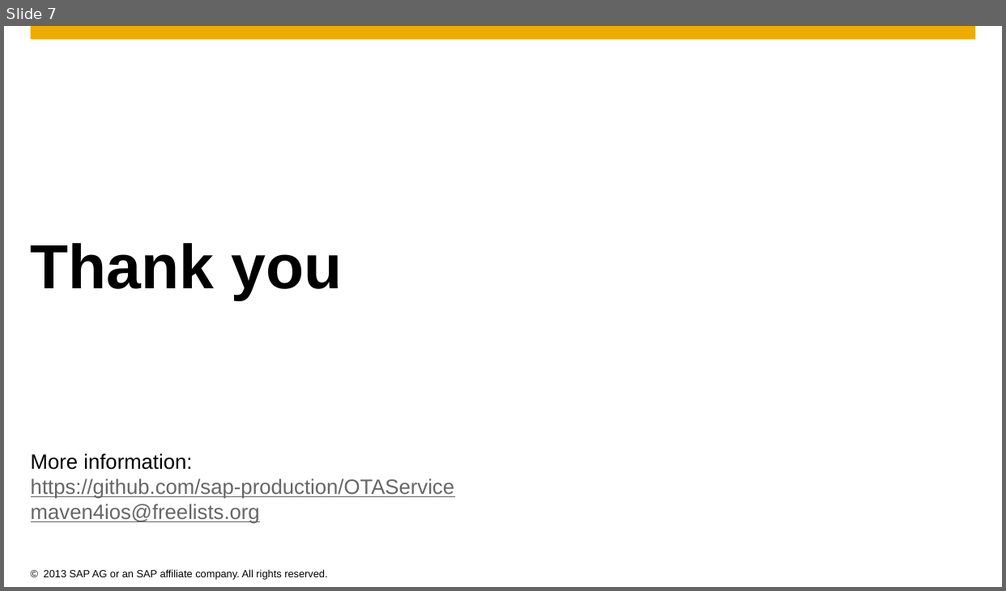
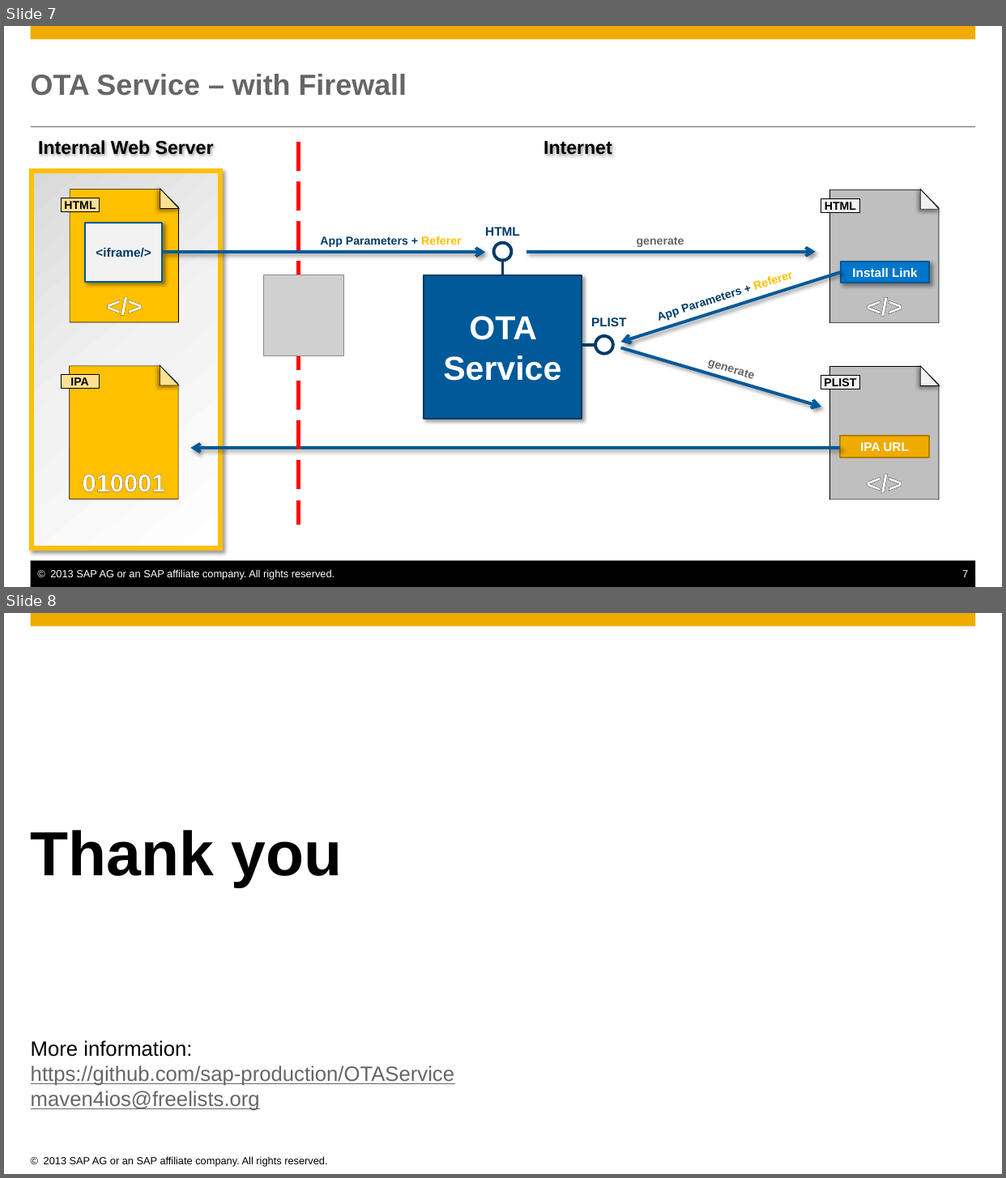
Before and after one commit to marcusholl/OTAService, a slide deck: docs/OTAService.pptx. Shown one above the other, each under a label of ours: slide 7 before the commit, slides 7 and 8 after it. The pictures are 1006x591 and 1006x1178 pixels, drawn with LibreOffice and Linux fonts; fonts in the diff are those of the drawing; grey boxes stand for pictures; background and template pictures are left out. Boxes give left, top, right and bottom in pixels: in the first picture for what was removed or moved away, otherwise in the second. Text is boxed around its words. In the diff, an @@ line names an element or a change of style, - is before the commit and + after.

Commit message:
Improved OTA Service Presentation

```diff
--- a/docs/OTAService.pptx
+++ b/docs/OTAService.pptx
@@ slide 7 added at <box>4,26,1002,587</box>, background #FFFFFF; not listed: 1 template element that a slide beside it also shows @@
@@ title added at <box>31,74,407,96</box>, 28 pt, text #666666, bold @@
+OTA Service – with Firewall
@@ line added from (30, 127) to (975, 127), #666666 0.5 pt @@
@@ text added at <box>38,139,214,159</box>, 18 pt, text #000000, bold @@
+Internal Web Server
@@ line added from (299, 142) to (299, 524), #FF0000 3.5 pt dashed @@
@@ text added at <box>543,139,612,159</box>, 18 pt, text #000000, bold @@
+Internet
@@ rectangle added at <box>32,171,220,548</box>, fill gradient #D9D9D9 to #F2F2F2 to #FFFFFF, outline #FFC000 4.75 pt @@
@@ rectangle added at <box>85,223,162,282</box>, fill #F2F2F2, outline #005898 1.5 pt, 12 pt, text #003B66, bold @@
+<iframe/>
@@ text added at <box>320,236,461,247</box>, 11 pt, text #003B66, bold @@
+App Parameters + Referer
@@ text added at <box>485,227,520,236</box>, 12 pt, text #003B66, bold @@
+HTML
@@ ellipse added at <box>493,243,511,261</box>, outline #003B66 3 pt @@
@@ text added at <box>637,237,684,247</box>, 11 pt, text #666666, bold @@
+generate
@@ arrow added from (163, 252) to (485, 252), #005898 3 pt @@
@@ line added from (502, 275) to (502, 260), #003B66 3 pt @@
@@ arrow added from (526, 252) to (815, 252), #005898 3 pt @@
@@ text added at <box>655,267,795,324</box>, 11 pt, text #003B66, bold @@
+App Parameters + Referer
@@ rectangle added at <box>841,262,928,284</box>, fill #0076CB, outline #005796 1.5 pt, 12 pt, text #FFFFFF, bold @@
+Install Link
@@ group added at <box>61,189,179,324</box>: 1 snip rect, 1 right triangle, 1 rectangle, 1 text @@
+HTML
+</>
@@ picture added at <box>263,275,344,356</box> @@
@@ rectangle added at <box>424,275,582,419</box>, fill #005898, outline #003B66 1.5 pt, 32 pt, text #FFFFFF, bold @@
+OTA Service
@@ arrow added from (841, 272) to (620, 342), #005898 3 pt @@
@@ group added at <box>821,189,939,324</box>: 1 snip rect, 1 right triangle, 1 rectangle, 1 text @@
+HTML
+</>
@@ text added at <box>591,318,627,327</box>, 12 pt, text #003B66, bold @@
+PLIST
@@ ellipse added at <box>595,335,613,354</box>, outline #003B66 3 pt @@
@@ line added from (595, 344) to (582, 344), #003B66 3 pt @@
@@ arrow added from (620, 348) to (821, 407), #005898 3 pt @@
@@ text added at <box>706,355,756,383</box>, 11 pt, text #666666, bold @@
+generate
@@ rectangle added at <box>841,436,928,458</box>, fill #F0AB00, outline #B27F00 1.5 pt, 12 pt, text #FFFFFF, bold @@
+IPA URL
@@ arrow added from (841, 448) to (190, 448), #005898 3 pt @@
@@ group added at <box>61,365,178,500</box>: 1 snip rect, 1 right triangle, 1 rectangle, 1 text @@
+IPA
+010001
@@ group added at <box>821,366,939,501</box>: 1 snip rect, 1 right triangle, 1 rectangle, 1 text @@
+PLIST
+</>
@@ rectangle added at <box>30,561,975,587</box>, fill #000000 @@
@@ text added at <box>50,570,334,580</box>, 10 pt, text #FFFFFF @@
+© 2013 SAP AG or an SAP affiliate company. All rights reserved.
@@ page number added at <box>962,570,968,578</box>, 10 pt, text #FFFFFF @@
+7
@@ what was slide 7 is now slide 8 @@
```
Also in this commit, not shown: 2 slides changed.
